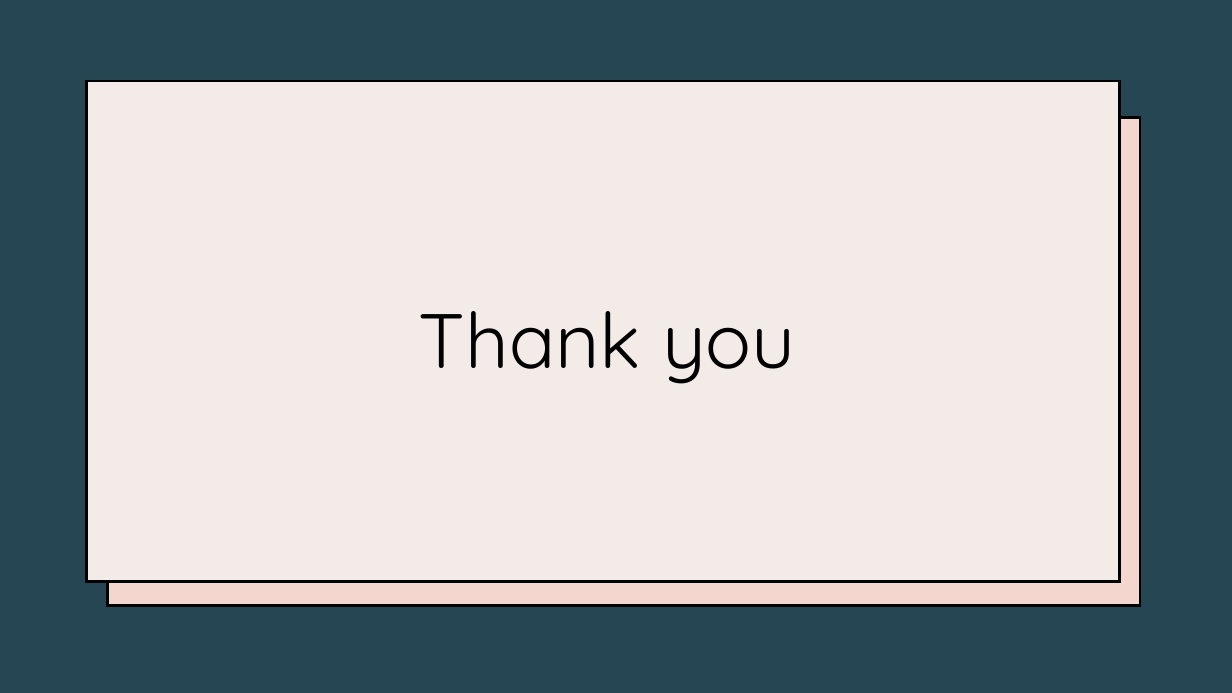
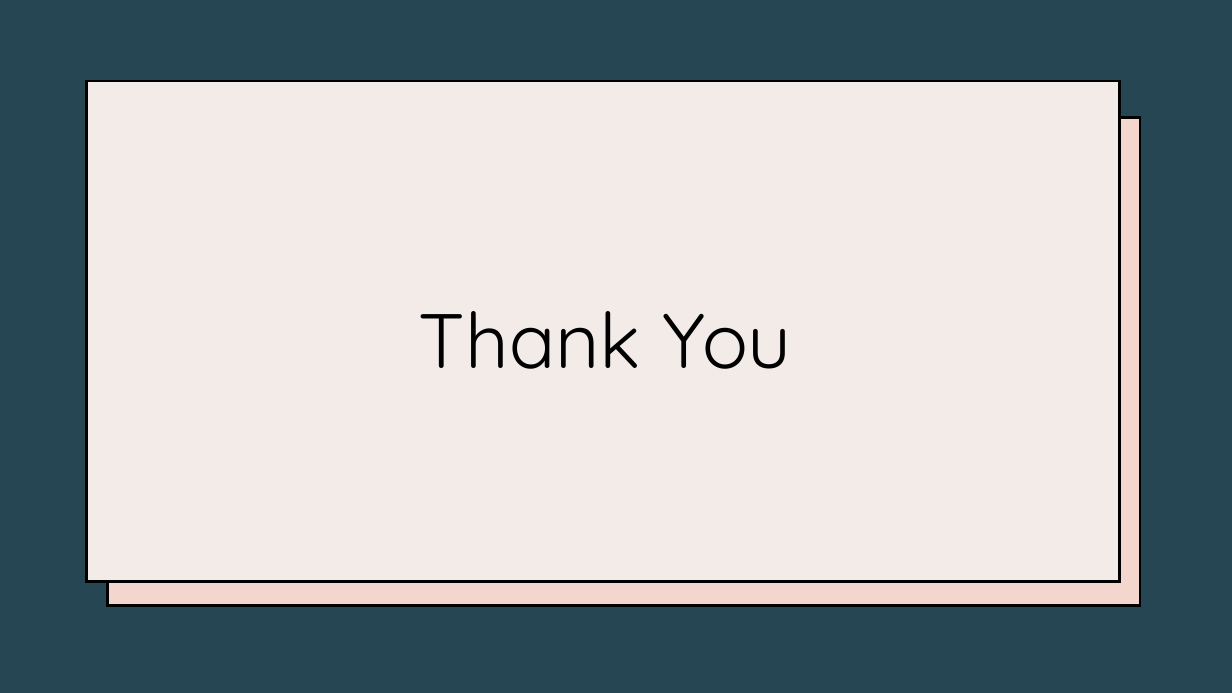
Before and after one commit to k-artik-k/Osppt, a slide deck: slide 5 of os assignment ppt.pptx. Drawn at 1232x693 pixels with LibreOffice and Linux fonts; fonts in the diff are those of the drawing. Boxes give left, top, right and bottom in pixels: in the first picture for what was removed or moved away, otherwise in the second. Text is boxed around its words. In the diff, an @@ line names an element or a change of style, - is before the commit and + after.

```diff
--- a/os assignment ppt.pptx
+++ b/os assignment ppt.pptx
@@ title at bbox=[419, 311, 792, 369]: text changed @@
-Thank you
+Thank You
```
Also in this commit, not shown: 2 other slides changed.
